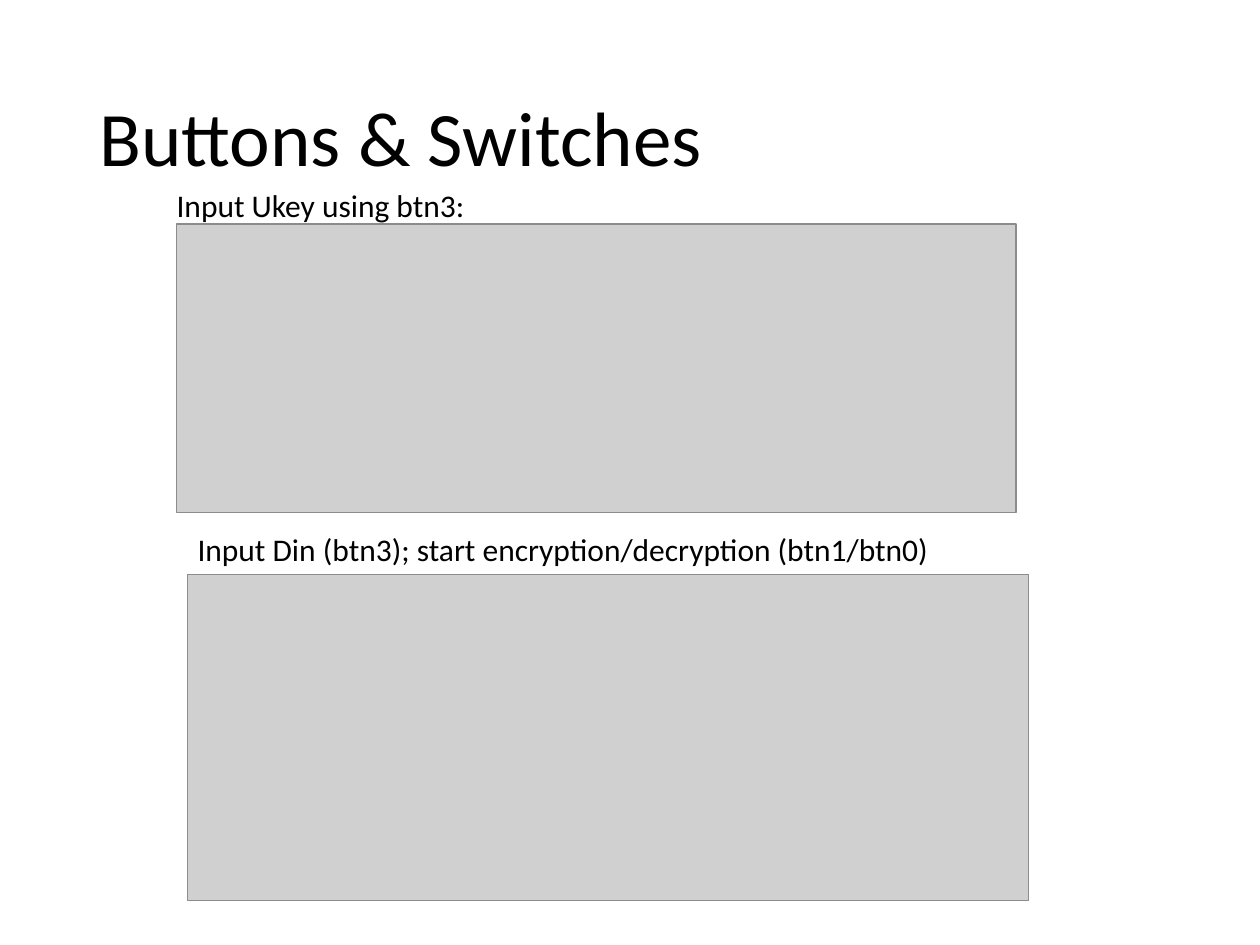
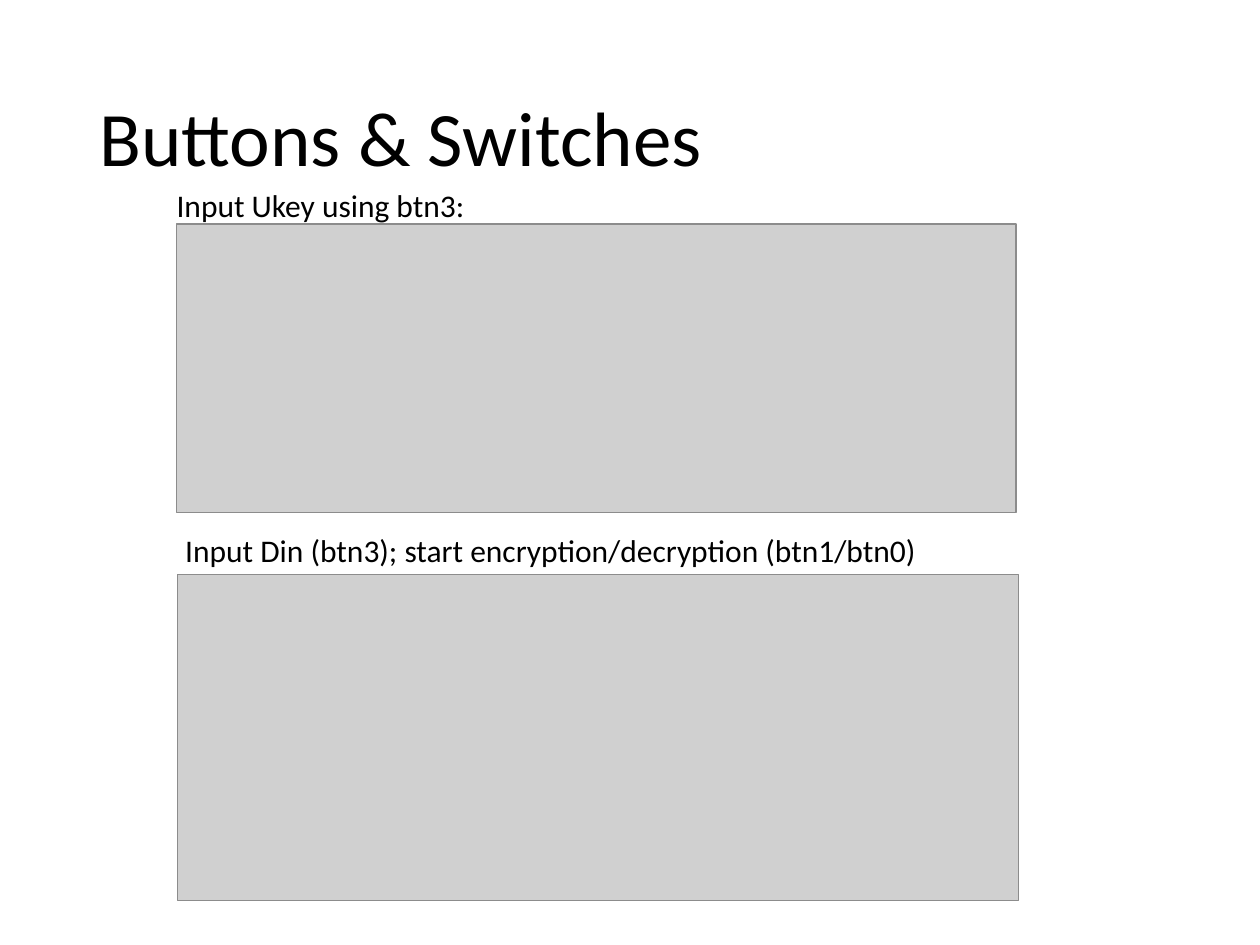
Before and after one commit to Kooscii/ahd_processor_design, a slide deck: slide 5 of reports/submit/part2/pre-part2.pptx (slide 6 before the commit). Drawn at 1260x945 pixels with LibreOffice and Linux fonts; fonts in the diff are those of the drawing; grey boxes stand for pictures; background and template pictures are left out. Boxes give left, top, right and bottom in pixels: in the first picture for what was removed or moved away, otherwise in the second. Text is boxed around its words. In the diff, an @@ line names an element or a change of style, - is before the commit and + after.

```diff
--- a/reports/submit/part2/pre-part2.pptx
+++ b/reports/submit/part2/pre-part2.pptx
@@ text "Input Din (btn3); start encryption/decryption ...": place and size @@
-text "Input Din (btn3); start encryption/decryption ..." at (198,538,928,566)
+text "Input Din (btn3); start encryption/decryption ..." at (185,539,915,567)
@@ picture: place and size @@
-picture at (188,575,1028,901)
+picture at (178,575,1018,901)
```
Also in this commit, not shown: 1 slide removed, 5 other files.
